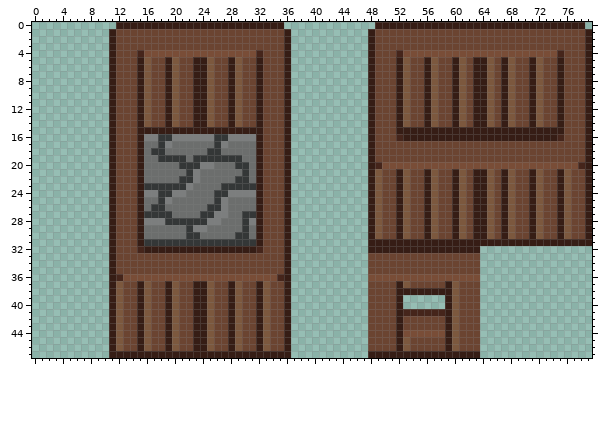
Sprite sheet -- ASSETS/game/tilesets/Wooden_House_Walls_Tilset.png. That is the earlier state.
The file is 80x48 pixels.
The result:
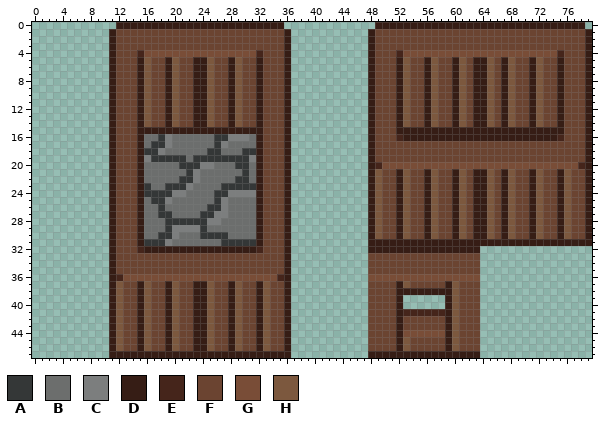
Palette (. is transparent): A #343737  B #6c6e6d  C #7c7e7e  D #361d15  E #45251b  F #6b4431  G #794d37  H #7c583e
Commit: improve cobble stone pattern
Change:
Changed rows in their new state; - is an unchanged pixel.
first column x 16:
16 BB-CBBBBBB-----B
17 -A--------------
18 A-C-----------AA
19 CA------------AC
first column x 16:
23 -BB-------------
24 AA--------------
25 -A--------------
26 -B--------------
27 BB------------BB
28 BBB-----------BB
29 ---ACCC-A-----B-
30 --AAC-BBAAAA-BB-
31 ---CBBBBBBB-----
Where, in picture pixels (left, top, right, bottom), the same in both pictures:
changed: (144, 134, 256, 246)
